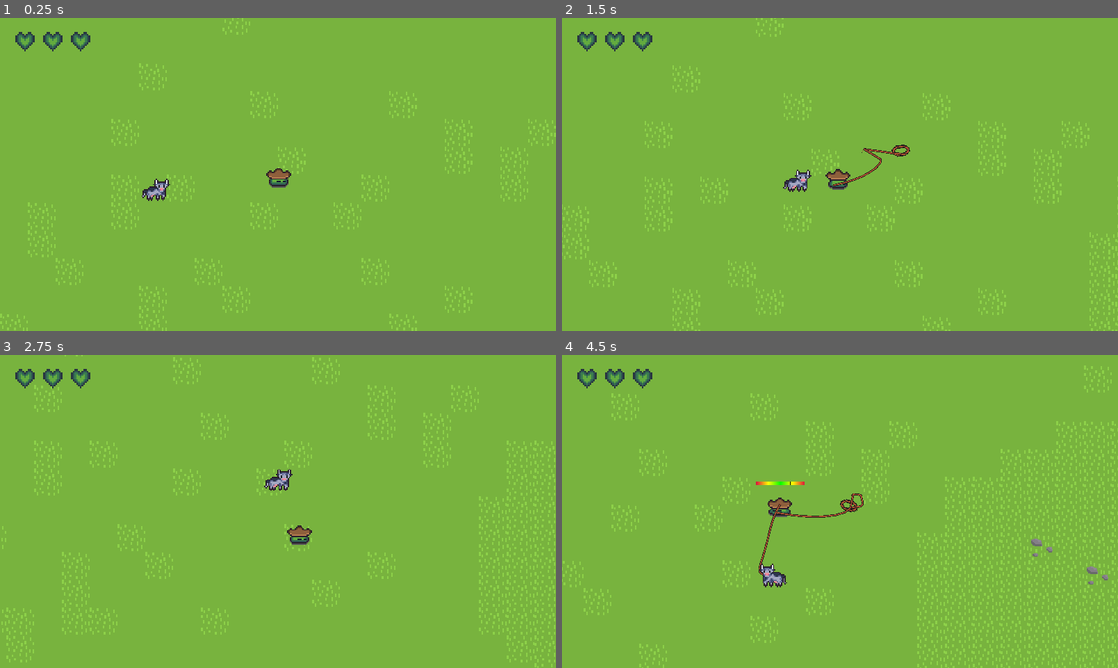
Above: before the commit, frames 1-4 (two rows, left to right).
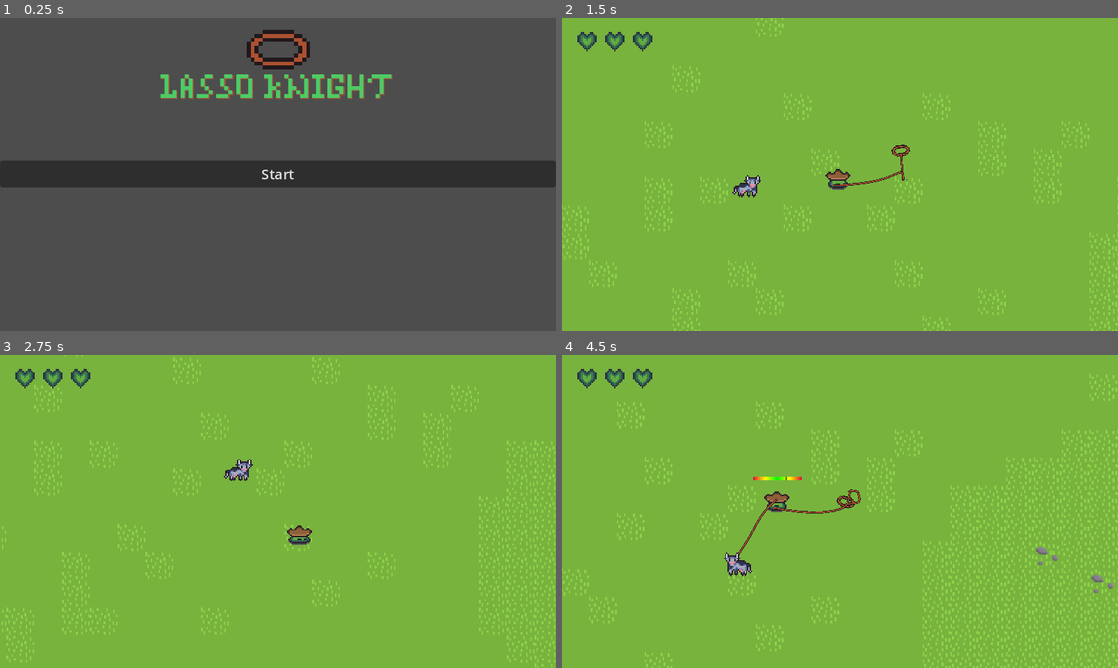
Above: after the commit, the same moments.

Repository: 2weeking/Lasso-Knight
Game: Godot game, scene res://levels/MainMenu.tscn
The game is run twice, just before and just after one commit, with the same random seed, the same clock (stepped at 60 frames per second) and the same inputs. Before the commit the project starts from res://levels/level_0.tscn.
Inputs (mouse positions are in pixels of both pictures, inside the frame that each line leads up to):
- Up to frame 1 (0.25 s): no input
- Up to frame 2 (1.5 s): click (840, 174) at 0.5 s, where only the run after the commit has a clickable "Start"; move the mouse to (962, 158) at 1.27 s; hold D (right) from 1.28 s (still down); click (962, 158) at 1.35 s
- Up to frame 3 (2.75 s): move the mouse to (166, 527) at 2.02 s; release D (right) at 2.03 s; hold S (down) from 2.03 s (still down); click (166, 527) at 2.1 s
- Up to frame 4 (4.5 s): move the mouse to (895, 442) at 2.77 s; release S (down) at 2.78 s; hold D (right) 2.78-3.53 s; click (895, 442) at 2.85 s; move the mouse to (812, 574) at 3.52 s; hold W (up) 3.53-4.28 s; click (812, 574) at 3.6 s; move the mouse to (1006, 558) at 4.27 s; hold A (left) from 4.28 s (still down); click (1006, 558) at 4.35 s

The runs differ from the first frame. In frame 1, 100% of the frame differs, in the area x 0-100%, y 0-100%; in frame 2, 0.7%; in frame 3, 0.4%; in frame 4, 12%.

Commit message:
Added basic main menu, theme, and fonts

Diff:
--- /dev/null
+++ b/assets/theme.tres
@@ -0,0 +1,7 @@
+[gd_resource type="Theme" load_steps=2 format=3 uid="uid://cd08honuo7iqy"]
+
+[ext_resource type="FontFile" uid="uid://ldrc2j83axa0" path="res://assets/fonts/MinimalPixel v2.ttf" id="1_f4700"]
+
+[resource]
+default_font = ExtResource("1_f4700")
+default_font_size = 32
--- /dev/null
+++ b/levels/MainMenu.gd
@@ -0,0 +1,15 @@
+extends Control
+
+func _ready():
+	randomize()
+	#$VBoxContainer/Start.grab_focus()
+
+func _process(delta):
+	pass
+
+func _on_Enter_pressed():
+	if get_tree().change_scene_to_file("res://levels/level_0.tscn") != OK:
+		print("An unexpected error occured when trying to switch to the World scene")
+
+func _on_Quit_pressed():
+	get_tree().quit()
--- /dev/null
+++ b/levels/MainMenu.tscn
@@ -0,0 +1,64 @@
+[gd_scene load_steps=4 format=3 uid="uid://bc0q1eagb81cu"]
+
+[ext_resource type="Script" path="res://levels/MainMenu.gd" id="1"]
+[ext_resource type="Theme" uid="uid://cd08honuo7iqy" path="res://assets/theme.tres" id="2_mrxyd"]
+[ext_resource type="Texture2D" uid="uid://du1c6mmkrb8uc" path="res://assets/rope/lasso_head.png" id="3_7486a"]
+
+[node name="MainMenu" type="Control"]
+layout_mode = 3
+anchors_preset = 15
+anchor_right = 1.0
+anchor_bottom = 1.0
+script = ExtResource("1")
+
+[node name="TextureRect" type="TextureRect" parent="."]
+layout_mode = 1
+anchors_preset = 5
+anchor_left = 0.5
+anchor_right = 0.5
+offset_left = -36.5
+offset_right = 36.5
+offset_bottom = 73.0
+grow_horizontal = 2
+texture = ExtResource("3_7486a")
+metadata/_edit_use_anchors_ = true
+
+[node name="Title" type="Label" parent="."]
+layout_mode = 0
+anchor_left = 0.5
+anchor_right = 0.5
+offset_left = -320.0
+offset_top = 41.0
+offset_right = 320.0
+offset_bottom = 122.0
+theme = ExtResource("2_mrxyd")
+theme_override_colors/font_color = Color(0.305882, 0.796078, 0.396078, 1)
+theme_override_colors/font_shadow_color = Color(0.627451, 0.333333, 0.219608, 1)
+theme_override_colors/font_outline_color = Color(0.980392, 0.980392, 0.980392, 1)
+theme_override_font_sizes/font_size = 32
+text = "LASSO KNIGHT"
+horizontal_alignment = 1
+vertical_alignment = 1
+
+[node name="VBoxContainer" type="VBoxContainer" parent="."]
+layout_mode = 0
+anchor_top = 0.5
+anchor_right = 1.0
+anchor_bottom = 0.5
+offset_top = -18.0
+offset_bottom = 18.0
+alignment = 1
+
+[node name="Start" type="Button" parent="VBoxContainer"]
+layout_mode = 2
+focus_neighbor_top = NodePath("../Quit")
+text = "Start"
+
+[node name="Quit" type="Button" parent="VBoxContainer"]
+visible = false
+layout_mode = 2
+focus_neighbor_bottom = NodePath("../Start")
+text = "Quit"
+
+[connection signal="pressed" from="VBoxContainer/Start" to="." method="_on_Enter_pressed"]
+[connection signal="pressed" from="VBoxContainer/Quit" to="." method="_on_Quit_pressed"]
--- a/levels/main_menu.tscn
+++ /dev/null
@@ -1,8 +0,0 @@
-[gd_scene format=3 uid="uid://c71m2q3lgx1kh"]
-
-[node name="MainMenu" type="Node2D"]
-
-[node name="Label" type="Label" parent="."]
-offset_right = 40.0
-offset_bottom = 23.0
-text = "LassoKnight"
--- a/project.godot
+++ b/project.godot
@@ -11,7 +11,7 @@
 [application]
 
 config/name="LassoKnight"
-run/main_scene="res://levels/level_0.tscn"
+run/main_scene="res://levels/MainMenu.tscn"
 config/features=PackedStringArray("4.2", "GL Compatibility")
 
 [display]
Not shown, added: assets/Actual Tileset Lv1/Fence.png.import
Binary file added: assets/fonts/MinimalPixel v2.ttf
Not shown, added: assets/fonts/MinimalPixel v2.ttf.import
Not shown, changed: .gitignore
